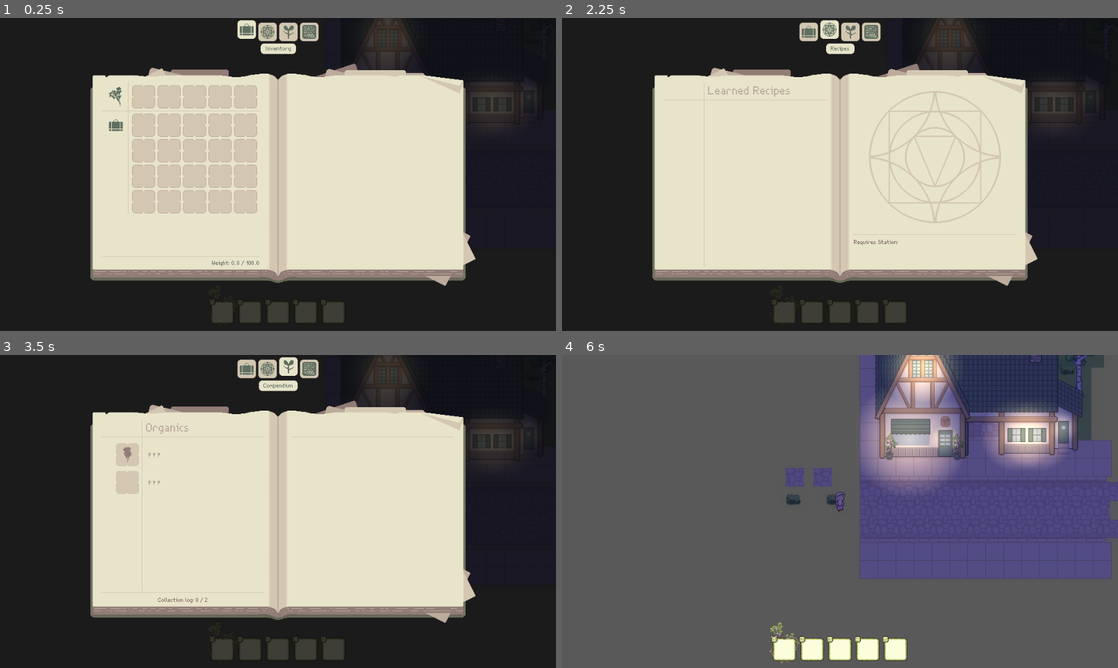
Above: before the commit, frames 1-4 (two rows, left to right).
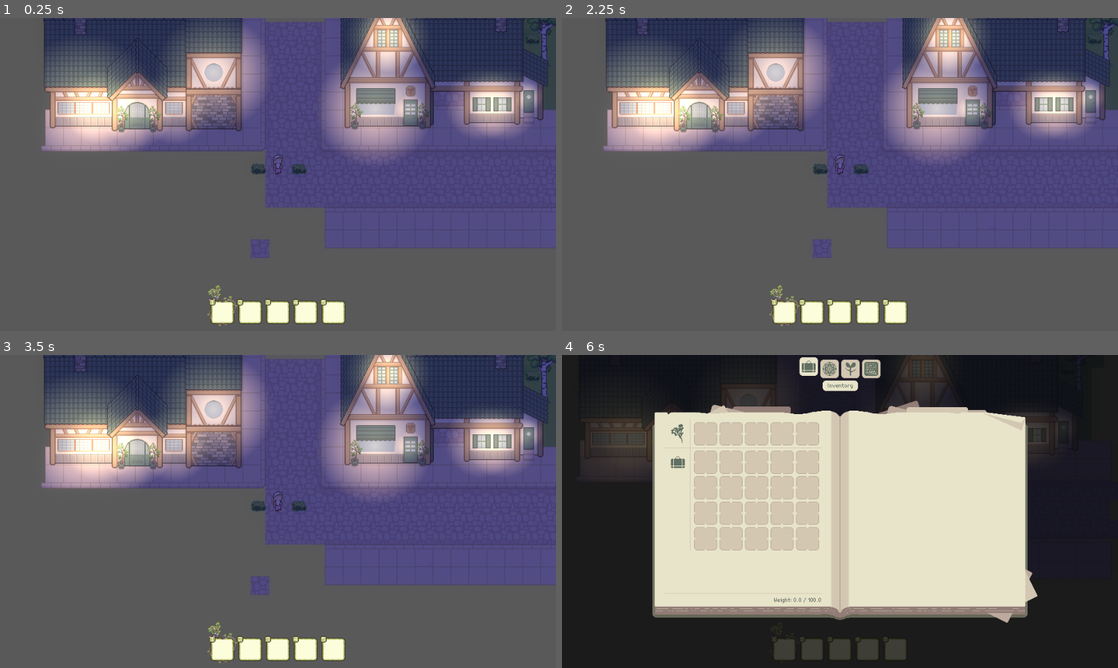
Above: after the commit, the same moments.

Repository: Jelmerrr/Flask-and-Fortune
Game: Godot game, scene res://Scenes/UtilScenes/VisualHandler.tscn
Two runs of this game, one before a commit and one after it. Both use one fixed random seed, a clock stepped at 60 frames per second and the inputs below.
Inputs (mouse positions are in pixels of both pictures, inside the frame that each line leads up to):
- Up to frame 1 (0.25 s): no input
- Up to frame 2 (2.25 s): click (706, 96) at 0.52 s; click (806, 30) at 1.27 s; click (828, 30) at 2.02 s
- Up to frame 3 (3.5 s): click (289, 367) at 2.77 s
- Up to frame 4 (6 s): click (689, 455) at 3.52 s; click (873, 367) at 4.27 s; tap Enter at 5 s; move the mouse to (1106, 361) at 5.02 s; hold D (move_right) 5.03-5.78 s; tap C (OpenCraftingUI) at 5.1 s; click (1106, 361) at 5.17 s; move the mouse to (795, 505) at 5.77 s; hold S (move_down) from 5.78 s (still down); tap G (Open_Grimoire) at 5.85 s; click (795, 505) at 5.92 s

The runs differ from the first frame. In frame 1, 99% of the frame differs, in the area x 0-100%, y 0-100%; in frame 2, 99%; in frame 3, 99%; in frame 4, 99%.

Commit message:
New house

Diff:
--- a/Scenes/Non-Gatherable Objects/Clutter/BonsaiTree1.tscn
+++ b/Scenes/Non-Gatherable Objects/Clutter/BonsaiTree1.tscn
@@ -21,15 +21,18 @@
 [sub_resource type="CircleShape2D" id="CircleShape2D_lcb4b"]
 radius = 4.0
 
-[node name="Bonsai Tree 1" type="Node2D"]
+[node name="Bonsai Tree 1" type="Node2D" unique_id=1183477800]
+y_sort_enabled = true
 
-[node name="Sprite2D" type="Sprite2D" parent="."]
+[node name="Sprite2D" type="Sprite2D" parent="." unique_id=1589773085]
+y_sort_enabled = true
 material = SubResource("ShaderMaterial_8wqq2")
+position = Vector2(0, -8)
 texture = ExtResource("2_ph10a")
-offset = Vector2(0, -30)
+offset = Vector2(0, -22)
 
-[node name="StaticBody2D" type="StaticBody2D" parent="."]
+[node name="StaticBody2D" type="StaticBody2D" parent="." unique_id=1615177330]
 
-[node name="CollisionShape2D" type="CollisionShape2D" parent="StaticBody2D"]
+[node name="CollisionShape2D" type="CollisionShape2D" parent="StaticBody2D" unique_id=1057065753]
 position = Vector2(0, -4)
 shape = SubResource("CircleShape2D_lcb4b")
--- /dev/null
+++ b/Scenes/Non-Gatherable Objects/Houses/BotanyShopScene.tscn
@@ -0,0 +1,132 @@
+[gd_scene format=3 uid="uid://dqgngj2qo3faw"]
+
+[ext_resource type="Texture2D" uid="uid://ba3u15bxub24h" path="res://Assets/Sprites/World Object Sprites/Buildings/BotanyShopHouse.png" id="1_ajc3f"]
+[ext_resource type="Texture2D" uid="uid://cqwxxvjrn42kf" path="res://Assets/Lighting/512x512 textures (61).png" id="2_apsbd"]
+[ext_resource type="Script" uid="uid://dquvisnyqqvsc" path="res://Scripts/Visual/Lighting/PointLightController.gd" id="3_apikl"]
+
+[sub_resource type="RectangleShape2D" id="RectangleShape2D_rub1x"]
+size = Vector2(236, 148)
+
+[sub_resource type="RectangleShape2D" id="RectangleShape2D_vgwtu"]
+size = Vector2(95, 164)
+
+[sub_resource type="RectangleShape2D" id="RectangleShape2D_ajc3f"]
+size = Vector2(29, 20)
+
+[sub_resource type="RectangleShape2D" id="RectangleShape2D_apsbd"]
+size = Vector2(29, 16)
+
+[sub_resource type="CapsuleShape2D" id="CapsuleShape2D_kv3hk"]
+radius = 5.0
+
+[node name="Botany Shop" type="Node2D" unique_id=108483838]
+y_sort_enabled = true
+
+[node name="Sprite2D" type="Sprite2D" parent="." unique_id=515540680]
+y_sort_enabled = true
+position = Vector2(0, 158)
+texture = ExtResource("1_ajc3f")
+offset = Vector2(0, -158)
+
+[node name="Collisions" type="StaticBody2D" parent="." unique_id=187345433]
+
+[node name="CollisionShape2D" type="CollisionShape2D" parent="Collisions" unique_id=1757481914]
+position = Vector2(-33, 98)
+shape = SubResource("RectangleShape2D_rub1x")
+
+[node name="CollisionShape2D2" type="CollisionShape2D" parent="Collisions" unique_id=1011336216]
+position = Vector2(132, 96)
+shape = SubResource("RectangleShape2D_vgwtu")
+
+[node name="CollisionShape2D3" type="CollisionShape2D" parent="Collisions" unique_id=1570031592]
+position = Vector2(-29.5, 168)
+shape = SubResource("RectangleShape2D_ajc3f")
+
+[node name="CollisionShape2D9" type="CollisionShape2D" parent="Collisions" unique_id=318146348]
+position = Vector2(27.5, 168)
+shape = SubResource("RectangleShape2D_ajc3f")
+
+[node name="CollisionShape2D10" type="CollisionShape2D" parent="Collisions" unique_id=1334396047]
+position = Vector2(-0.5, 166)
+shape = SubResource("RectangleShape2D_apsbd")
+
+[node name="CollisionShape2D4" type="CollisionShape2D" parent="Collisions" unique_id=487341594]
+position = Vector2(-39, 166)
+shape = SubResource("CapsuleShape2D_kv3hk")
+
+[node name="CollisionShape2D5" type="CollisionShape2D" parent="Collisions" unique_id=512024186]
+position = Vector2(39, 166)
+shape = SubResource("CapsuleShape2D_kv3hk")
+
+[node name="CollisionShape2D6" type="CollisionShape2D" parent="Collisions" unique_id=492407217]
+position = Vector2(89, 166)
+shape = SubResource("CapsuleShape2D_kv3hk")
+
+[node name="CollisionShape2D7" type="CollisionShape2D" parent="Collisions" unique_id=1624055393]
+position = Vector2(175, 166)
+shape = SubResource("CapsuleShape2D_kv3hk")
+
+[node name="CollisionShape2D8" type="CollisionShape2D" parent="Collisions" unique_id=1819849101]
+position = Vector2(-146, 161)
+shape = SubResource("CapsuleShape2D_kv3hk")
+
+[node name="Lights" type="Node2D" parent="." unique_id=1947668766]
+
+[node name="PointLight2D" type="PointLight2D" parent="Lights" unique_id=923300375]
+position = Vector2(132, 80)
+color = Color(0.8880632, 0.7464715, 0.4535032, 1)
+shadow_enabled = true
+shadow_color = Color(0, 0, 0, 1)
+shadow_filter = 2
+texture = ExtResource("2_apsbd")
+texture_scale = 0.4
+script = ExtResource("3_apikl")
+isDeterminedByDayNightCycle = true
+
+[node name="PointLight2D2" type="PointLight2D" parent="Lights" unique_id=198125506]
+position = Vector2(64, 141)
+color = Color(0.8880632, 0.7464715, 0.4535032, 1)
+shadow_enabled = true
+shadow_color = Color(0, 0, 0, 1)
+shadow_filter = 2
+texture = ExtResource("2_apsbd")
+texture_scale = 0.25
+script = ExtResource("3_apikl")
+isDeterminedByDayNightCycle = true
+maxEnergy = 0.8
+
+[node name="PointLight2D3" type="PointLight2D" parent="Lights" unique_id=184302947]
+position = Vector2(0, 147)
+color = Color(0.8880632, 0.7464715, 0.4535032, 1)
+shadow_enabled = true
+shadow_color = Color(0, 0, 0, 1)
+shadow_filter = 2
+texture = ExtResource("2_apsbd")
+texture_scale = 0.25
+script = ExtResource("3_apikl")
+isDeterminedByDayNightCycle = true
+maxEnergy = 0.8
+
+[node name="PointLight2D4" type="PointLight2D" parent="Lights" unique_id=837329792]
+position = Vector2(-63, 141)
+color = Color(0.8880632, 0.7464715, 0.4535032, 1)
+shadow_enabled = true
+shadow_color = Color(0, 0, 0, 1)
+shadow_filter = 2
+texture = ExtResource("2_apsbd")
+texture_scale = 0.25
+script = ExtResource("3_apikl")
+isDeterminedByDayNightCycle = true
+maxEnergy = 0.8
+
+[node name="PointLight2D5" type="PointLight2D" parent="Lights" unique_id=1256415066]
+position = Vector2(-93, 141)
+color = Color(0.8880632, 0.7464715, 0.4535032, 1)
+shadow_enabled = true
+shadow_color = Color(0, 0, 0, 1)
+shadow_filter = 2
+texture = ExtResource("2_apsbd")
+texture_scale = 0.5
+script = ExtResource("3_apikl")
+isDeterminedByDayNightCycle = true
+maxEnergy = 1.2
--- a/Scenes/UI/HudUIScene.tscn
+++ b/Scenes/UI/HudUIScene.tscn
@@ -368,6 +368,7 @@
 horizontal_alignment = 2
 
 [node name="Grimoire BG Rect" type="TextureRect" parent="Screen Panel Container" unique_id=1780756334]
+visible = false
 z_index = 1
 layout_mode = 2
 mouse_filter = 0
@@ -737,6 +738,7 @@
 text = "Requires Station:"
 
 [node name="Compendium Page Margin" type="MarginContainer" parent="Screen Panel Container/Grimoire BG Rect" unique_id=1720834700]
+visible = false
 layout_mode = 1
 anchors_preset = 15
 anchor_right = 1.0
--- a/Scenes/WorldScenes/FeylornCityScene.tscn
+++ b/Scenes/WorldScenes/FeylornCityScene.tscn
@@ -4,6 +4,7 @@
 [ext_resource type="Script" uid="uid://bi7eqy4c87hcx" path="res://Scripts/Scenes/IndividualSceneControllers/FeylornCityController.gd" id="1_ipc1c"]
 [ext_resource type="Texture2D" uid="uid://dchxldufj4ly1" path="res://Assets/Sprites/World Object Sprites/Floor/FeylornStreet.png" id="3_p2mip"]
 [ext_resource type="PackedScene" uid="uid://c8p0g5r0f2q08" path="res://Scenes/Gatherable Objects/ObjectScenes/SunberryGatherableObject.tscn" id="4_nfcxt"]
+[ext_resource type="PackedScene" uid="uid://dqgngj2qo3faw" path="res://Scenes/Non-Gatherable Objects/Houses/BotanyShopScene.tscn" id="4_pj6od"]
 [ext_resource type="PackedScene" uid="uid://owllymvjumjc" path="res://Scenes/Gatherable Objects/ObjectScenes/BirchTreeGatherableObject.tscn" id="5_y0wu3"]
 [ext_resource type="PackedScene" uid="uid://hiwkpj110h6r" path="res://Scenes/Non-Gatherable Objects/Houses/PlayerAtelierScene.tscn" id="6_42avm"]
 [ext_resource type="Script" uid="uid://capcf7idkbcgg" path="res://Scripts/Scenes/SceneAreaSwitchController.gd" id="7_86fk4"]
@@ -51,6 +52,9 @@
 position = Vector2(181, -236)
 texture = ExtResource("3_p2mip")
 
+[node name="Botany Shop" parent="." unique_id=108483838 instance=ExtResource("4_pj6od")]
+position = Vector2(-243, -256)
+
 [node name="Player Atelier" parent="." unique_id=498260577 instance=ExtResource("6_42avm")]
 position = Vector2(275, -259)
 
@@ -106,6 +110,12 @@
 [node name="Bonsai Tree 2" parent="." unique_id=1325260150 instance=ExtResource("8_p2mip")]
 position = Vector2(132, -79)
 
+[node name="Bonsai Tree 3" parent="." unique_id=8331815 instance=ExtResource("8_p2mip")]
+position = Vector2(-216, -74)
+
+[node name="Bonsai Tree 4" parent="." unique_id=340316207 instance=ExtResource("8_p2mip")]
+position = Vector2(-271, -74)
+
 [node name="World Collisions" type="Node2D" parent="." unique_id=671590271]
 
 [node name="Lake" type="StaticBody2D" parent="World Collisions" unique_id=369441805]
Binary file added: Assets/Sprites/World Object Sprites/Buildings/BotanyShopHouse.png
Not shown, added: Assets/Sprites/World Object Sprites/Buildings/BotanyShopHouse.png.import
Binary file changed: Assets/Sprites/World Object Sprites/Floor/FeylornStreet.png
Not shown: 1 places in Scenes/Non-Gatherable Objects/Clutter/BonsaiTree1.tscn that only renumber resources
